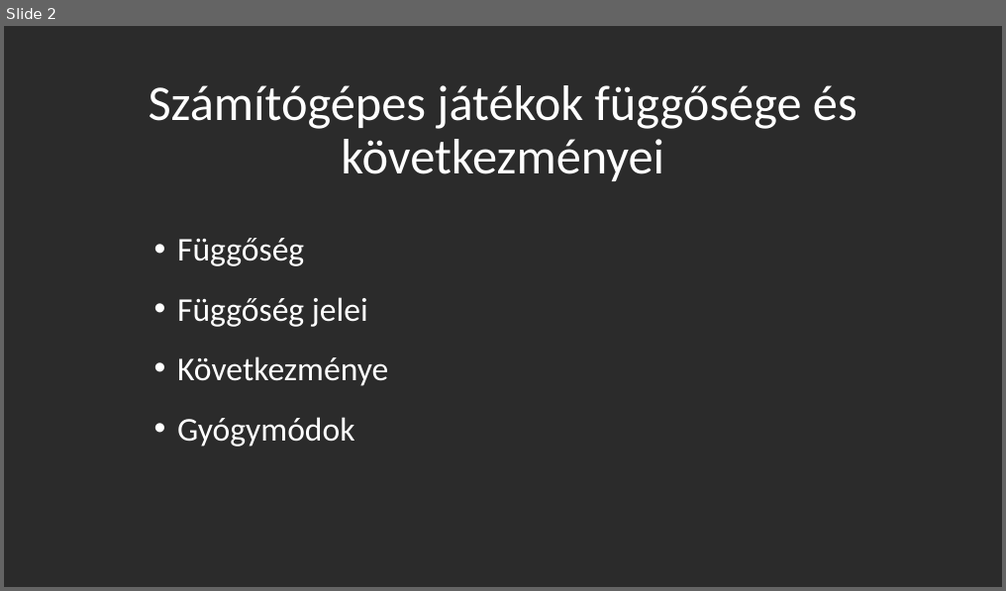
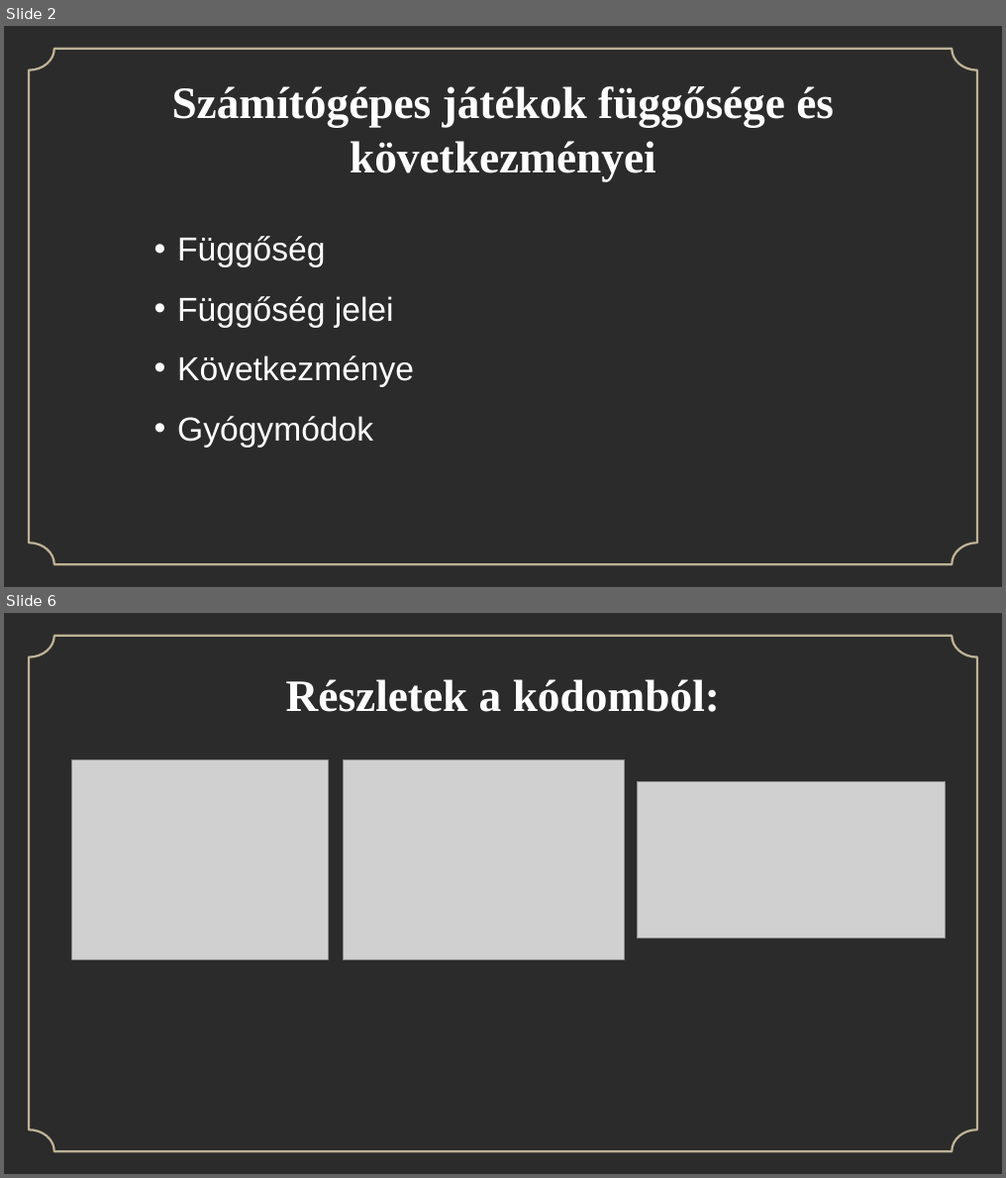
Before and after one commit to PetrooAdam/iktprojekt, a slide deck: Szenczi_Szabolc_Védés.pptx. Shown one above the other, each under a label of ours: slide 2 before the commit, slides 2 and 6 after it; the slides between them are not shown. The pictures are 1006x591 and 1006x1178 pixels, drawn with LibreOffice and Linux fonts; fonts in the diff are those of the drawing; grey boxes stand for pictures; background and template pictures are left out; a plain dark background stands for a picture behind light text. Boxes give left, top, right and bottom in pixels: in the first picture for what was removed or moved away, otherwise in the second. Text is boxed around its words. In the diff, an @@ line names an element or a change of style, - is before the commit and + after.

```diff
--- a/Szenczi_Szabolc_Védés.pptx
+++ b/Szenczi_Szabolc_Védés.pptx
@@ slide 6 added at [4, 613, 1002, 1174], background picture (left out); not listed: 1 template element that a slide beside it also shows @@
@@ title added at [286, 679, 720, 712], 43.2 pt, text #FFFFFF, bold @@
+Részletek a kódomból:
@@ picture added at [72, 760, 328, 959] @@
@@ picture added at [344, 760, 625, 959] @@
@@ picture added at [638, 781, 945, 938] @@
@@ slide 2 changed as well @@
@@ freeform shape added at [29, 49, 977, 565], outline #BEB296 2.12 pt @@
@@ title "Számítógépes játékok függősége és következményei" at [172, 86, 834, 181]: size 48 to 43.2 pt, font Calibri to Times New Roman, bold on; line spacing 0.9 to 1; vertical alignment bottom to middle @@
@@ text "Függőség" at [177, 236, 414, 448]: font Calibri to Arial @@
```
Also in this commit, not shown: 1 other slide changed, 4 other slides added, 1 slide removed.
